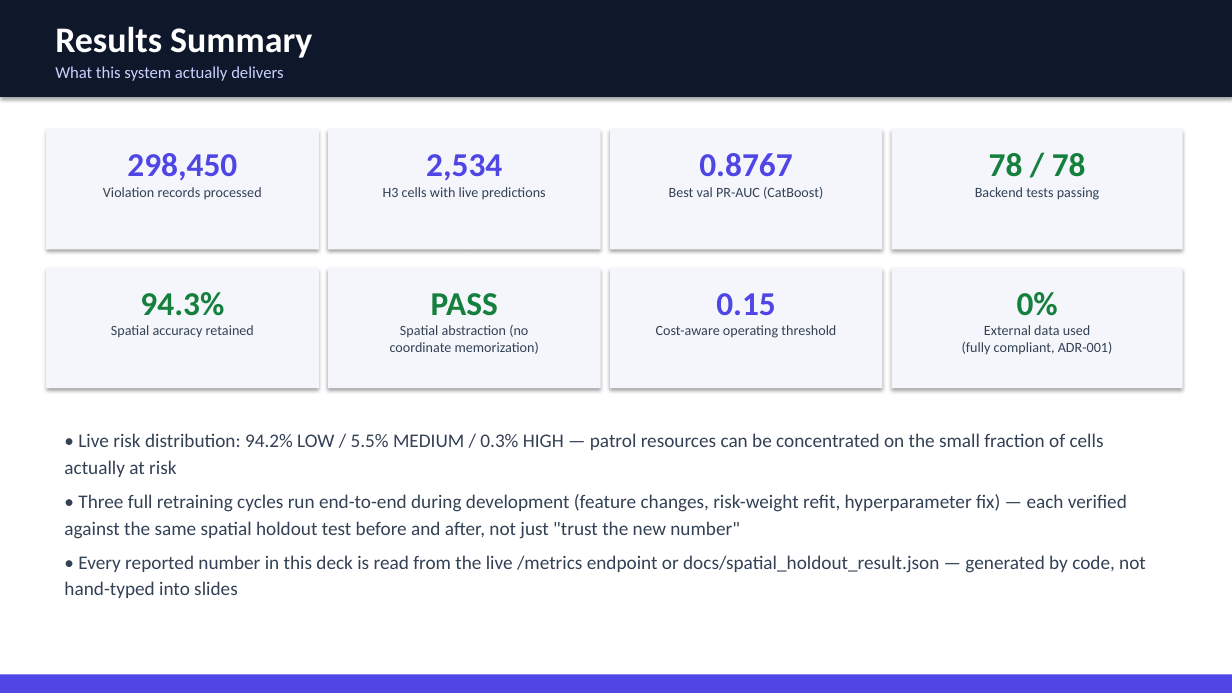
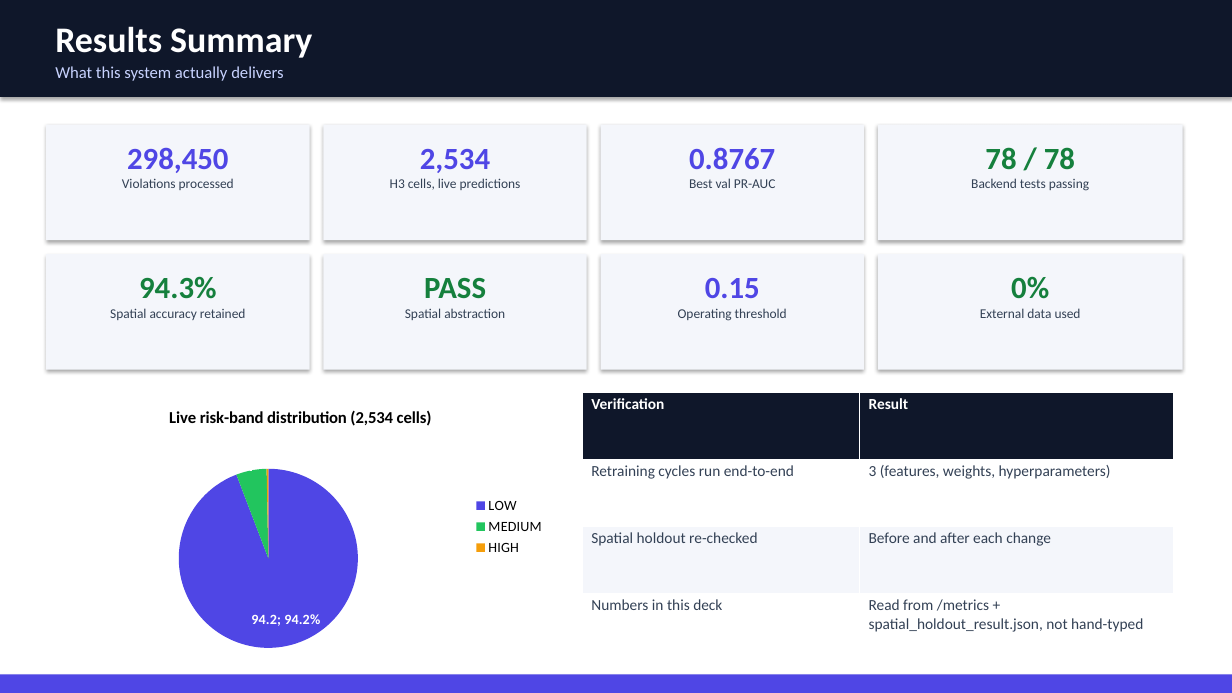
Before and after one commit to Kshitiz0809/Namma_Traffic, a slide deck: slide 12 of slides/Parking_Intelligence_Deck.pptx. Drawn at 1232x693 pixels with LibreOffice and Linux fonts; fonts in the diff are those of the drawing. Boxes give left, top, right and bottom in pixels: in the first picture for what was removed or moved away, otherwise in the second. Text is boxed around its words. In the diff, an @@ line names an element or a change of style, - is before the commit and + after.

Commit message:
Replace dense bullet paragraphs in slide deck with tables and charts
Every slide that was describing numbers in prose now uses a table or a
native PPTX bar/pie chart instead: model comparison table, multi-horizon
bar chart, risk-weight pie chart, spatial holdout drop bar chart,
regularization sweep bar chart, risk-distribution pie chart, schema/
feature/API/limitations tables. Bullet text kept to short one-liners.

```diff
--- a/slides/Parking_Intelligence_Deck.pptx
+++ b/slides/Parking_Intelligence_Deck.pptx
@@ rectangle: place and size @@
-rectangle at <box>46,129,319,250</box>
+rectangle at <box>46,125,310,240</box>
@@ text at <box>127,147,228,173</box>: size 26 to 24 pt in "298,450" @@
@@ rectangle: place and size @@
-rectangle at <box>328,129,601,250</box>
+rectangle at <box>323,125,587,240</box>
@@ text at <box>420,149,490,173</box>: size 26 to 24 pt in "2,534" @@
@@ text "0.8767": place and size @@
-text "0.8767" at <box>669,153,823,199</box>
+text "0.8767" at <box>689,147,776,188</box>
@@ rectangle: place and size @@
-rectangle at <box>610,129,883,250</box>
+rectangle at <box>601,125,864,240</box>
@@ text at <box>689,147,775,169</box>: size 26 to 24 pt in "0.8767" @@
@@ text "78 / 78" at <box>971,147,1089,191</box>: size 26 to 24 pt in "78 / 78"; size 11 to 10.5 pt in "Backend tests passing" @@
@@ rectangle: place and size @@
-rectangle at <box>892,129,1183,250</box>
+rectangle at <box>878,125,1183,240</box>
@@ text at <box>122,178,234,190</box>: text changed; size 11 to 10.5 pt @@
-Violation records processed
+Violations processed
@@ text at <box>390,178,521,190</box>: text changed; size 11 to 10.5 pt @@
-H3 cells with live predictions
+H3 cells, live predictions
@@ text at <box>689,178,776,188</box>: text changed; size 11 to 10.5 pt @@
-Best val PR-AUC (CatBoost)
+Best val PR-AUC
@@ text "94.3%": place and size @@
-text "94.3%" at <box>111,292,254,337</box>
+text "94.3%" at <box>110,276,246,320</box>
@@ text "94.3%" at <box>110,276,246,320</box>: size 26 to 24 pt in "94.3%"; size 11 to 10.5 pt in "Spatial accuracy retained" @@
@@ rectangle: place and size @@
-rectangle at <box>46,268,319,388</box>
+rectangle at <box>46,254,310,370</box>
@@ rectangle: place and size @@
-rectangle at <box>328,268,601,388</box>
+rectangle at <box>323,254,587,370</box>
@@ text "PASS": place and size @@
-text "PASS" at <box>390,293,539,354</box>
+text "PASS" at <box>405,277,505,320</box>
@@ text "0.15": place and size @@
-text "0.15" at <box>656,293,836,338</box>
+text "0.15" at <box>678,278,787,321</box>
@@ rectangle: place and size @@
-rectangle at <box>610,268,883,388</box>
+rectangle at <box>601,254,864,370</box>
@@ rectangle: place and size @@
-rectangle at <box>892,268,1183,388</box>
+rectangle at <box>878,254,1183,370</box>
@@ text "0%": place and size @@
-text "0%" at <box>962,292,1113,354</box>
+text "0%" at <box>980,276,1081,318</box>
@@ text at <box>424,277,486,299</box>: size 26 to 24 pt in "PASS" @@
@@ text at <box>705,278,760,298</box>: size 26 to 24 pt in "0.15" @@
@@ text at <box>1011,276,1049,299</box>: size 26 to 24 pt in "0%" @@
@@ text at <box>405,308,505,320</box>: text changed; size 11 to 10.5 pt @@
-Spatial abstraction (no
-coordinate memorization)
+Spatial abstraction
@@ text at <box>678,308,787,321</box>: text changed; size 11 to 10.5 pt @@
-Cost-aware operating threshold
+Operating threshold
@@ text at <box>980,308,1081,318</box>: text changed; size 11 to 10.5 pt @@
-External data used
-(fully compliant, ADR-001)
+External data used
@@ pie chart added at <box>46,393,555,661</box> @@
+title "Live risk-band distribution (2,534 cells)"
+categories: LOW, MEDIUM, HIGH
+Series 1: 94.2, 5.5, 0.3
@@ table added at <box>582,393,1174,661</box>, 4 rows, 2 columns @@
+Verification | Result
+Retraining cycles run end-to-end | 3 (features, weights, hyperparameters)
+Spatial holdout re-checked | Before and after each change
+Numbers in this deck | Read from /metrics + spatial_holdout_result.json, not hand-typed
@@ text removed at <box>64,433,1146,598</box> @@
-• Live risk distribution: 94.2% LOW / 5.5% MEDIUM / 0.3% HIGH — patrol resources can be concentrated on the small fraction of cells actually at risk
-• Three full retraining cycles run end-to-end during development (feature changes, risk-weight refit, hyperparameter fix) — each verified against the same spatial holdout test before and after, not just "trust the new number"
-• Every reported number in this deck is read from the live /metrics endpoint or docs/spatial_holdout_result.json — generated by code, not hand-typed into slides
```
Also in this commit, not shown: 10 other slides changed, 1 other file.
